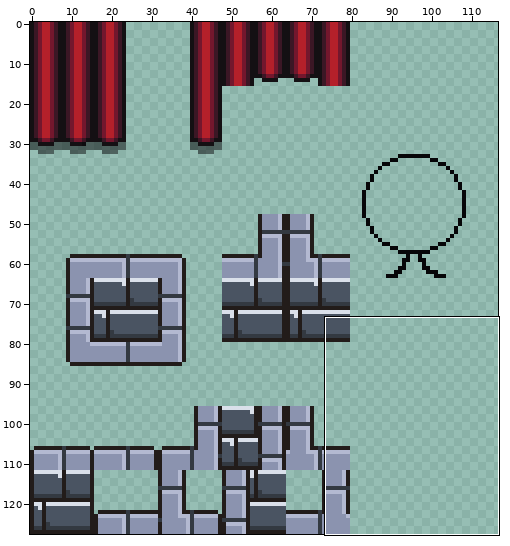
Sprite sheet, stored at Assets/Art/Pixel Art/Tiles/Stage Props.png. The picture above shows the old version from afar; the outline marks the close-up.
Close-up. Before:
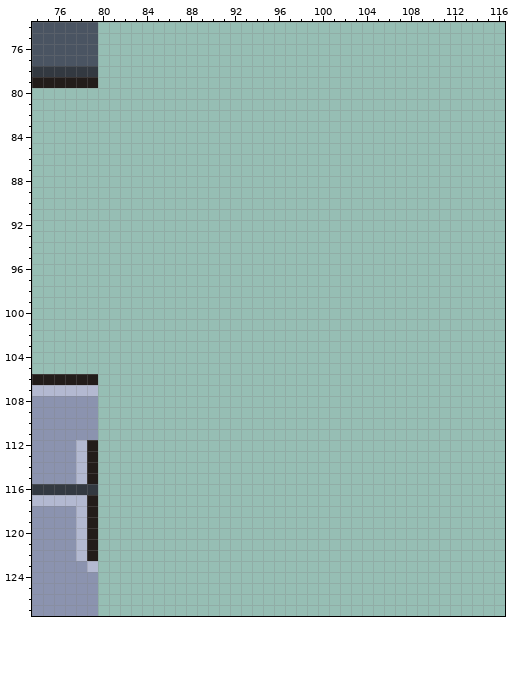
The file is 128x128 pixels. Shown: x 74..116, y 74..127. The wide view leaves out empty margins.
New version:
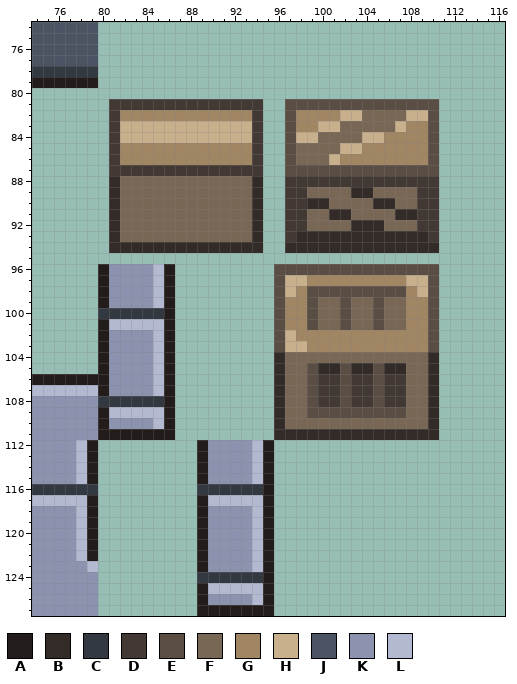
Palette (. is transparent): A #221c1a  B #322b28  C #333941  D #423934  E #5a4e44  F #796755  G #a08662  H #c7b08b  J #4a5462  K #8b93af  L #b3b9d1
Difference:
Changed rows in their new state; - is an unchanged pixel.
first column x 80:
 81 -DDDDDDDDDDDDDD--EEEEEEEEEEEEEE
 82 -DGGGGGGGGGGGGD--EGGGGHHFFFFHHE
 83 -DHHHHHHHHHHHHD--EGGHHFFFFFHGGE
 84 -DHHHHHHHHHHHHD--EHHFFFFHHGGGGE
 85 -DGGGGGGGGGGGGD--EFFFFHHGGGGGGE
 86 -DGGGGGGGGGGGGD--EFFFHGGGGGGGGE
 87 -DDDDDDDDDDDDDD--EEEEEEEEEEEEEE
 88 -BFFFFFFFFFFFFB--DDDDDDDDDDDDDD
 89 -BFFFFFFFFFFFFB--DDFFFFBBFFFFDD
 90 -BFFFFFFFFFFFFB--DDBBFFFFBBFFDD
 91 -BFFFFFFFFFFFFB--DDFFBBFFFFBBDD
 92 -BFFFFFFFFFFFFB--DDFFFFBBBFFFDD
 93 -BFFFFFFFFFFFFB--DBBBBBBBBBBBBD
 94 -BBBBBBBBBBBBBB--BBBBBBBBBBBBBB
 96 AKKKKLA---------EEEEEEEEEEEEEEE
 97 AKKKKLA---------EHHGGGGGGGGGHHE
 98 AKKKKLA---------EHGEEEEEEEEEGHE
 99 AKKKKLA---------EGGEFFEFFEFFGGE
100 CCCCCCA---------EGGEFFEFFEFFGGE
101 ALLLLLA---------EGGEFFEFFEFFGGE
102 AKKKKLA---------EHGGGGGGGGGGGGE
103 AKKKKLA---------EHHGGGGGGGGGGGE
104 AKKKKLA---------BFFFFFFFFFFFFFB
105 AKKKKLA---------BFFEBBEBBEBBFFB
106 AKKKKLA---------BFFEDDEDDEDDFFB
107 AKKKKLA---------BFFEDDEDDEDDFFB
108 CCCCCCA---------BFFEDDEDDEDDFFB
109 ALLLLLA---------BFFEEEEEEEEEFFB
110 AKKKKLA---------BFFFFFFFFFFFFFB
111 AAAAAAA---------BBBBBBBBBBBBBBB
112 ---------AKKKKLA---------------
113 ---------AKKKKLA---------------
114 ---------AKKKKLA---------------
115 ---------AKKKKLA---------------
116 ---------CCCCCCA---------------
117 ---------ALLLLLA---------------
118 ---------AKKKKLA---------------
119 ---------AKKKKLA---------------
120 ---------AKKKKLA---------------
121 ---------AKKKKLA---------------
122 ---------AKKKKLA---------------
123 ---------AKKKKLA---------------
124 ---------CCCCCCA---------------
125 ---------ALLLLLA---------------
126 ---------AKKKKLA---------------
127 ---------AAAAAAA---------------
